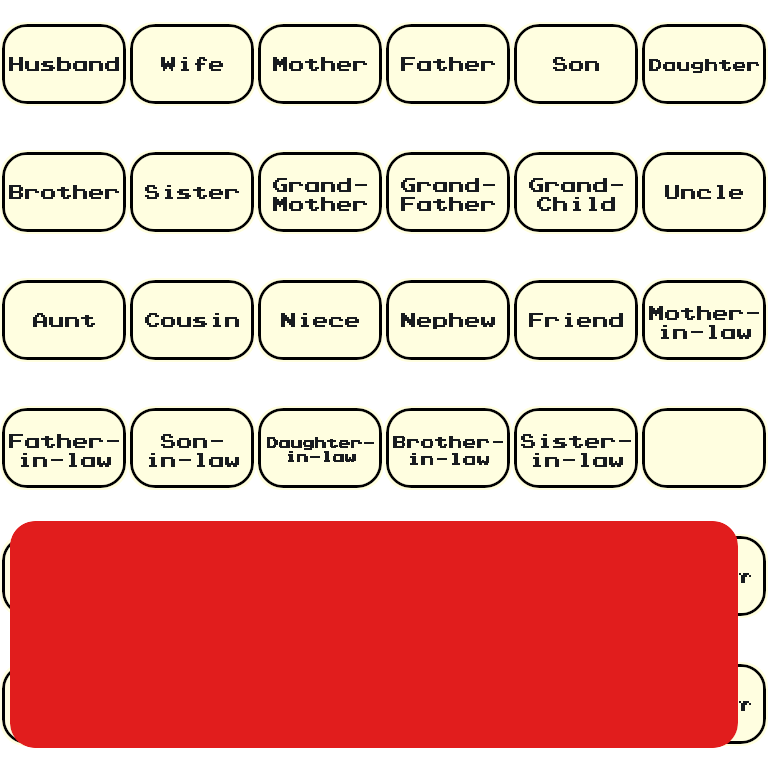
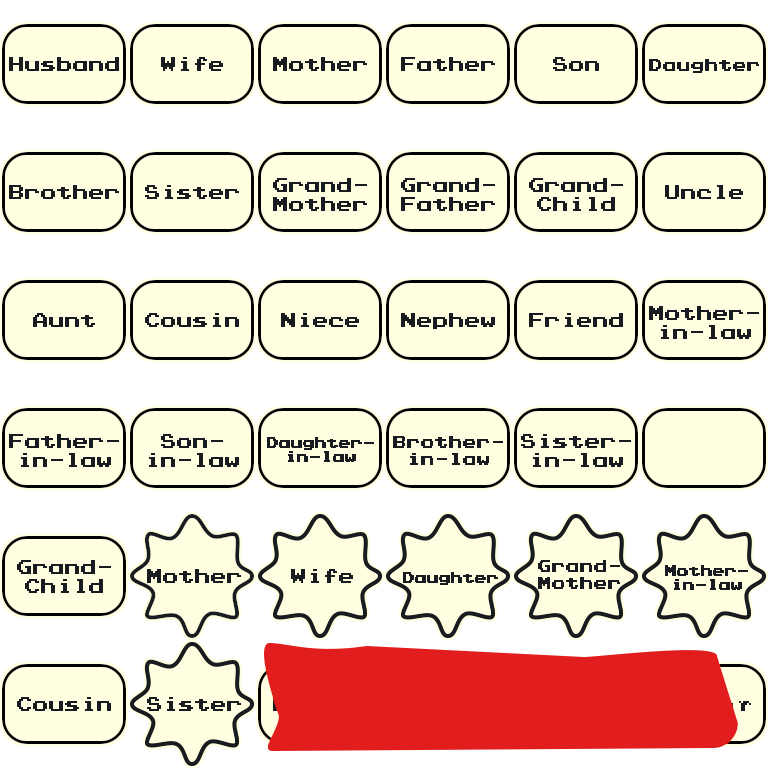
Layered file, before and after one edit (768 × 768). Changes by layer:
removed group "NOT IN GAME" (1st of 2) (1 layers) over [10,521,738,748]
moved "NOT IN GAME" out of group "NOT IN GAME", painted on it over [10,521,738,751]
moved "Rectángulo redondeado 1 copia" (2nd of 30) out of group "Mother copia 35", painted on it over [514,536,766,744]
moved "Rectángulo redondeado 1" (2nd of 30) out of group "Mother copia 35", painted on it over [512,534,768,746]
moved "Rectángulo redondeado 1 copia" (4th of 30) out of group "Mother copia 29", painted on it over [258,536,638,744]
moved "Rectángulo redondeado 1" (4th of 30) out of group "Mother copia 29", painted on it over [256,534,640,746]
renamed "Rectángulo redondeado 1 copia" to "Estrella", moved it out of group "Mother copia 12", painted on it over [130,642,254,766]
added layer "Estrella borde" (1st of 6) above "Estrella fondo" over [130,642,254,766]
added layer "Estrella fondo" (1st of 6) above "Mother- in-law" over [128,640,256,768]
added layer "Estrella" (2nd of 5) above "Estrella borde" over [642,514,766,638]
added layer "Estrella fondo" (2nd of 6) above "Grand- Mother" over [640,512,768,640]
added layer "Estrella fondo" (3rd of 6) above "Daughter" over [512,512,640,640]
added layer "Estrella fondo" (4th of 6) above "Wife" over [384,512,512,640]
added layer "Estrella fondo" (5th of 6) above "Mother" over [256,512,384,640]
added layer "Estrella fondo" (6th of 6) above "Cousin" over [128,512,256,640]
moved "Rectángulo redondeado 1 copia" (5th of 30) out of group "Mother copia 24", painted on it over [2,664,279,744]
moved "Rectángulo redondeado 1" (5th of 30) out of group "Mother copia 24", painted on it over [0,662,279,746]
moved "Rectángulo redondeado 1 copia" (6th of 30) out of group "Mother copia 23", painted on it over [2,536,510,616]
added group "Group1" with 95 layers above "Capa 1" over [0,22,768,490]
…and 66 more changes (8 added, 8 painted, 21 removed, 7 renamed, 37 stack)
